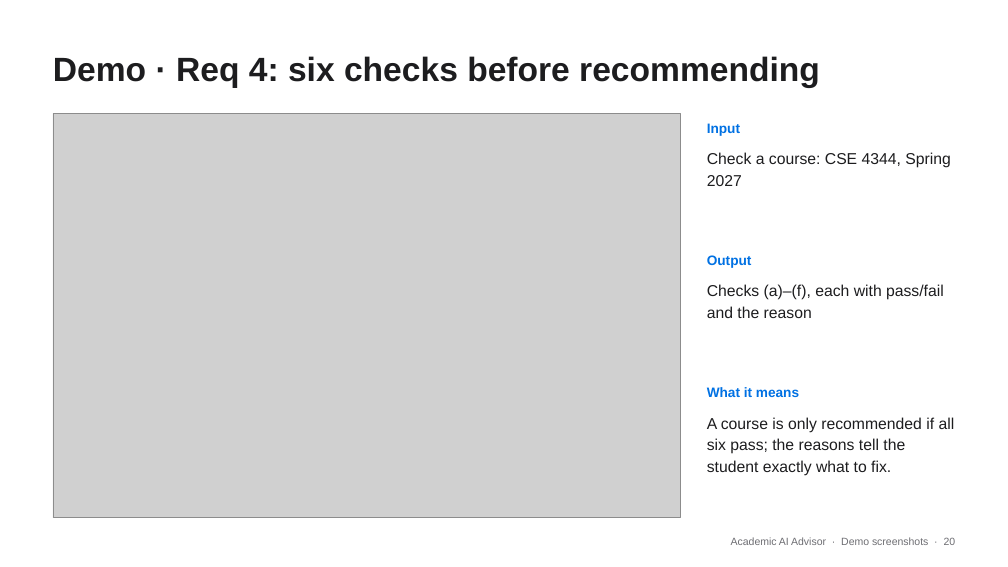
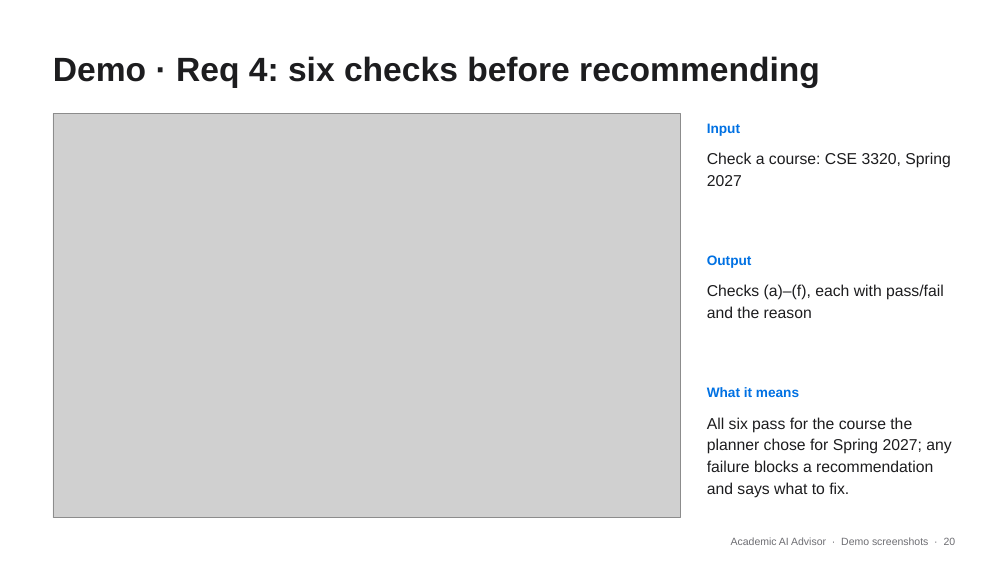
Before and after one commit to JordanTaylorGit/CSE-4392-AI-Academic-Advisor, a slide deck: slide 20 of deliverables/AI_Advisor_Presentation.pptx. Drawn at 1008x567 pixels with LibreOffice and Linux fonts; fonts in the diff are those of the drawing; grey boxes stand for pictures. Boxes give left, top, right and bottom in pixels: in the first picture for what was removed or moved away, otherwise in the second. Text is boxed around its words. In the diff, an @@ line names an element or a change of style, - is before the commit and + after.

```diff
--- a/deliverables/AI_Advisor_Presentation.pptx
+++ b/deliverables/AI_Advisor_Presentation.pptx
@@ text at (x1=707, y1=152, x2=950, y2=186): text changed @@
-Check a course: CSE 4344, Spring 2027
+Check a course: CSE 3320, Spring 2027
@@ text at (x1=707, y1=417, x2=951, y2=498): text changed @@
-A course is only recommended if all six pass; the reasons tell the student exactly what to fix.
+All six pass for the course the planner chose for Spring 2027; any failure blocks a recommendation and says what to fix.
```
Also in this commit, not shown: 7 other slides changed, 20 other files.
